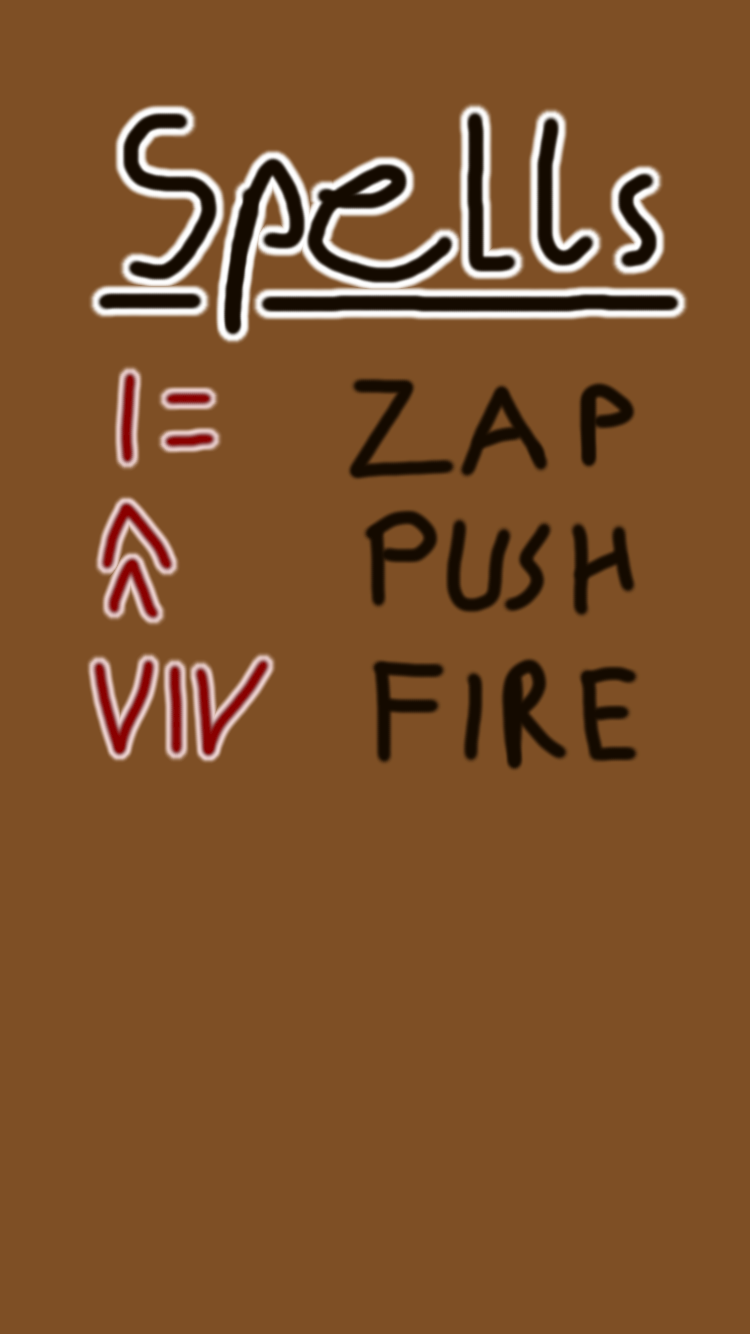
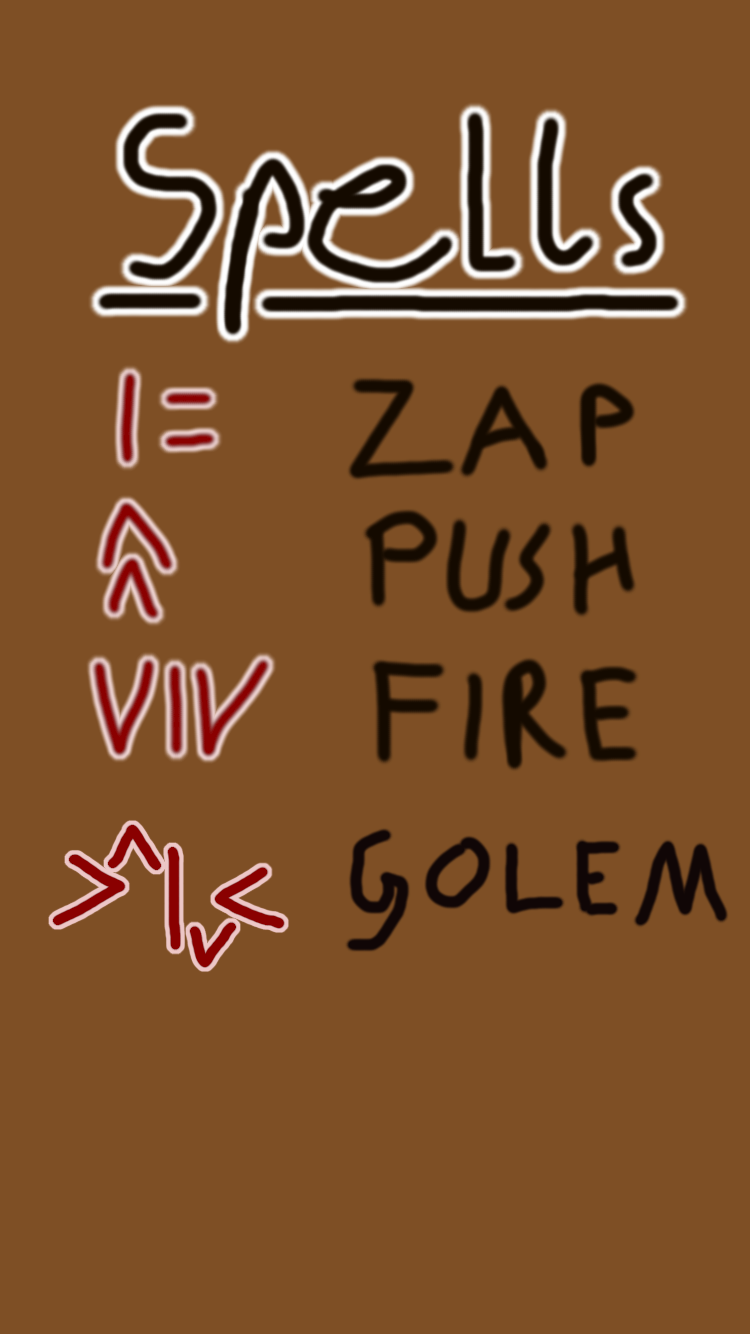
Layer changes from the first 750 x 1334 image to the second:
added layer "Layer #5" above "Layer #4" over <box>48,820,289,972</box>
painted on "Layer #2" over <box>345,828,729,952</box>
